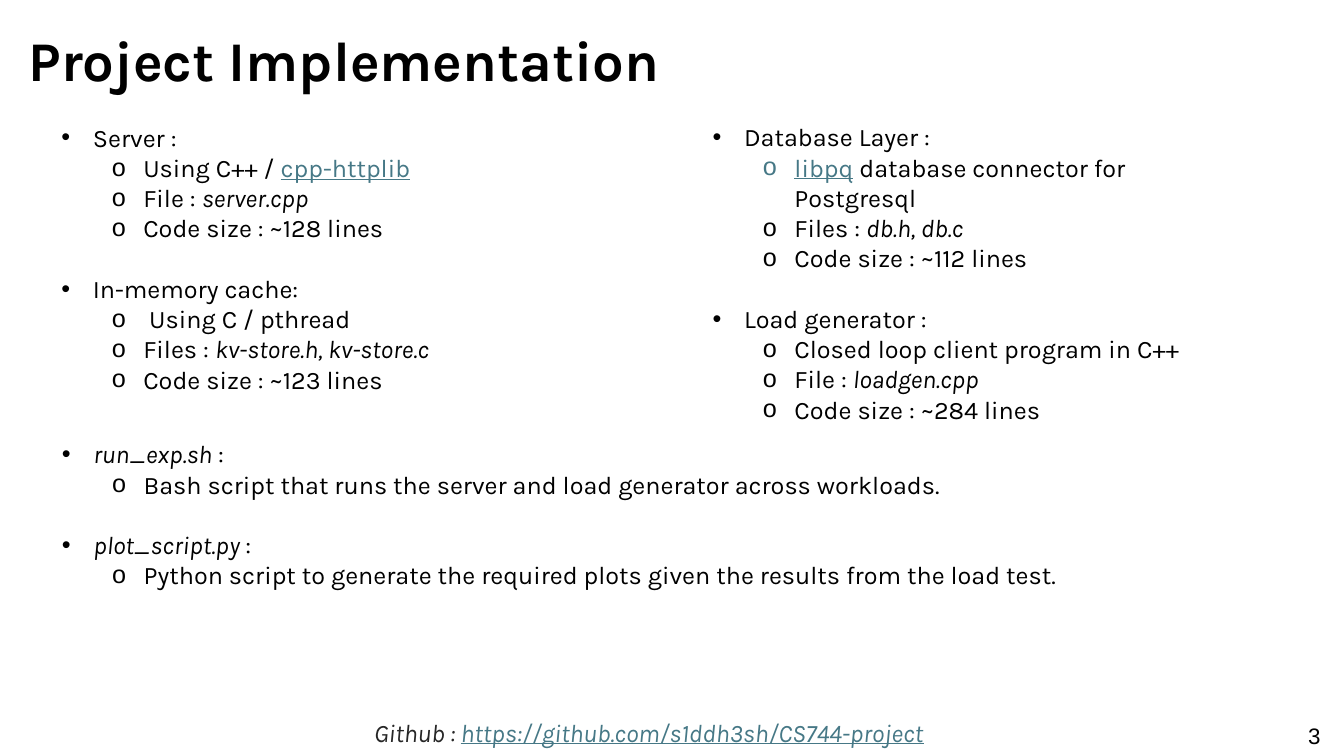
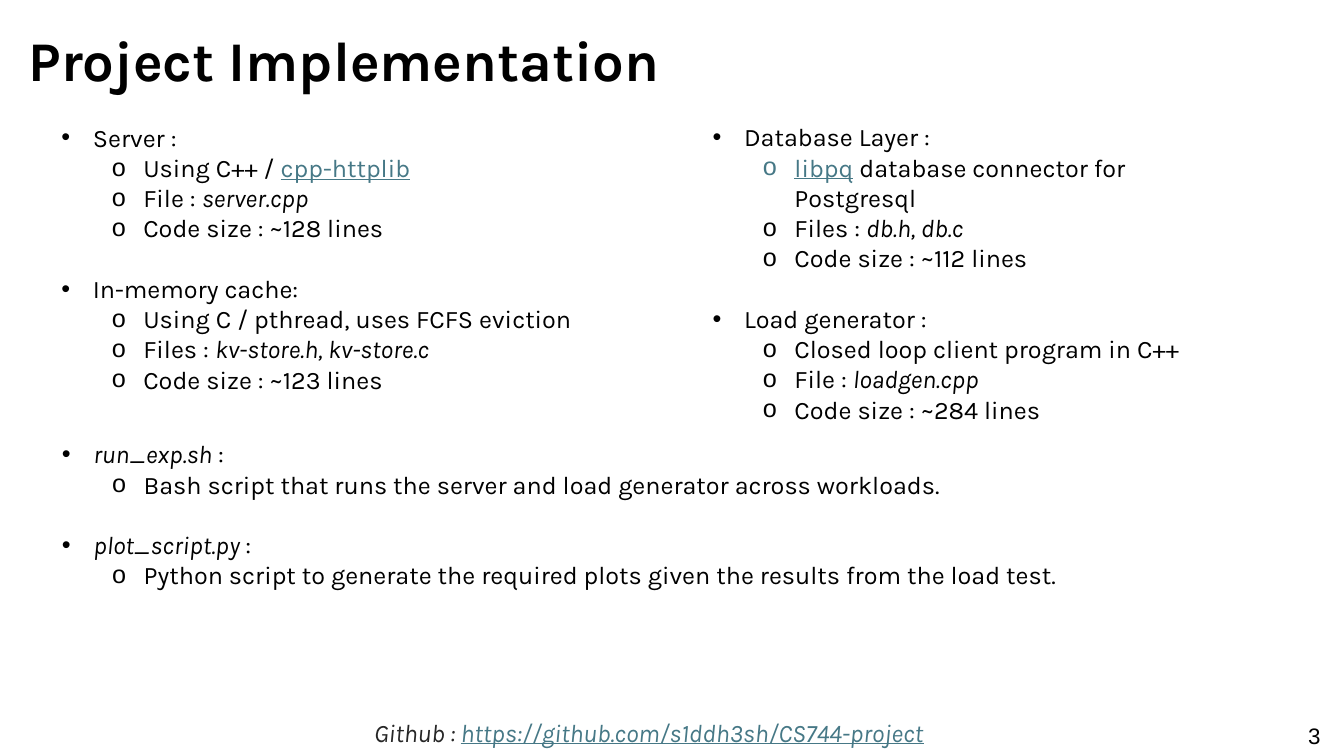
Before and after one commit to s1ddh3sh/CS744-project, a slide deck: slide 3 of 25M2113_project.pptx. Drawn at 1344x756 pixels with LibreOffice and Linux fonts; fonts in the diff are those of the drawing. Boxes give left, top, right and bottom in pixels: in the first picture for what was removed or moved away, otherwise in the second. Text is boxed around its words. In the diff, an @@ line names an element or a change of style, - is before the commit and + after.

```diff
--- a/25M2113_project.pptx
+++ b/25M2113_project.pptx
@@ text at [143, 310, 571, 335]: text changed @@
-  o Using C / pthread
+  o Using C / pthread, uses FCFS eviction
```
Also in this commit, not shown: 6 other slides changed, 1 slide added, 3 other files.
